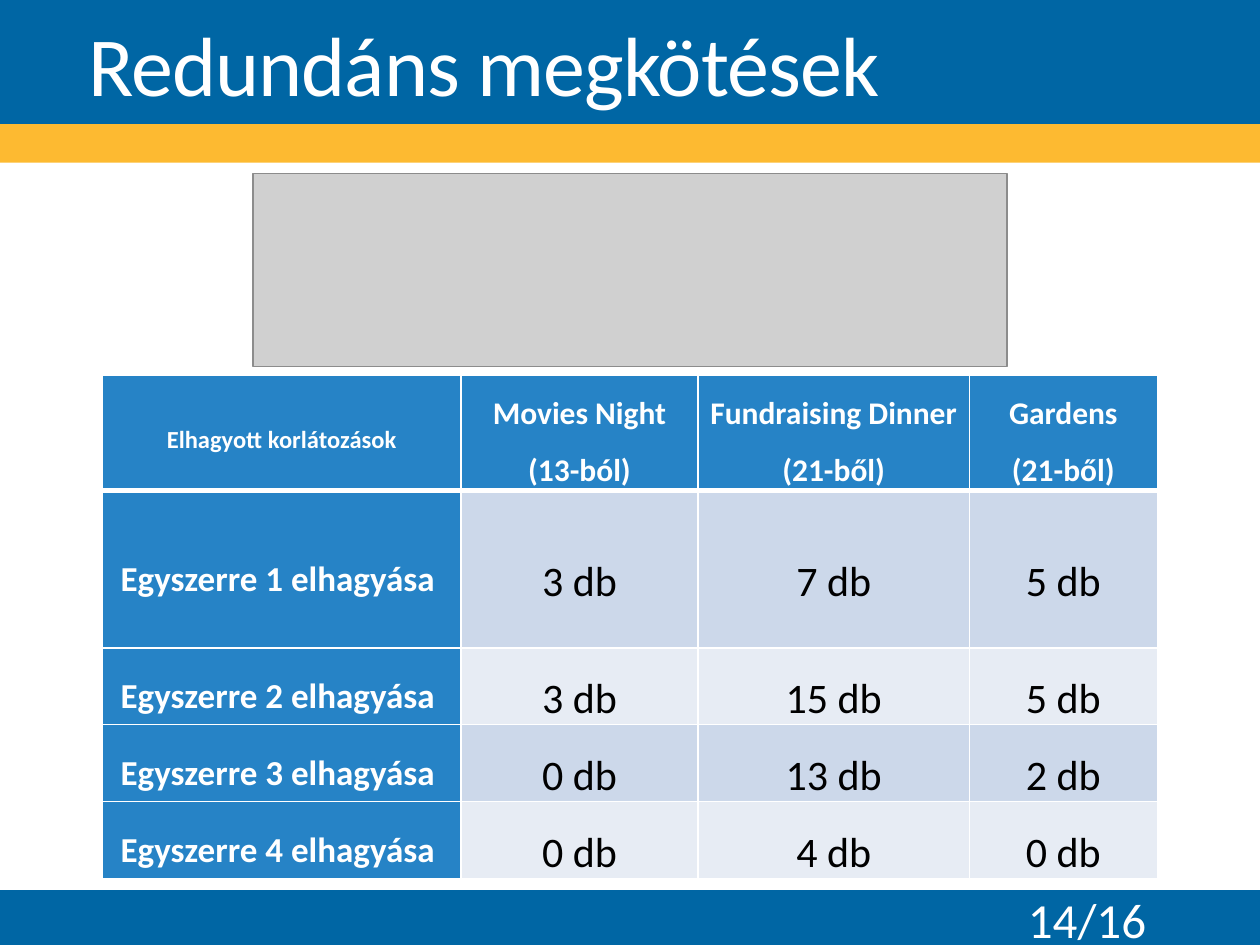
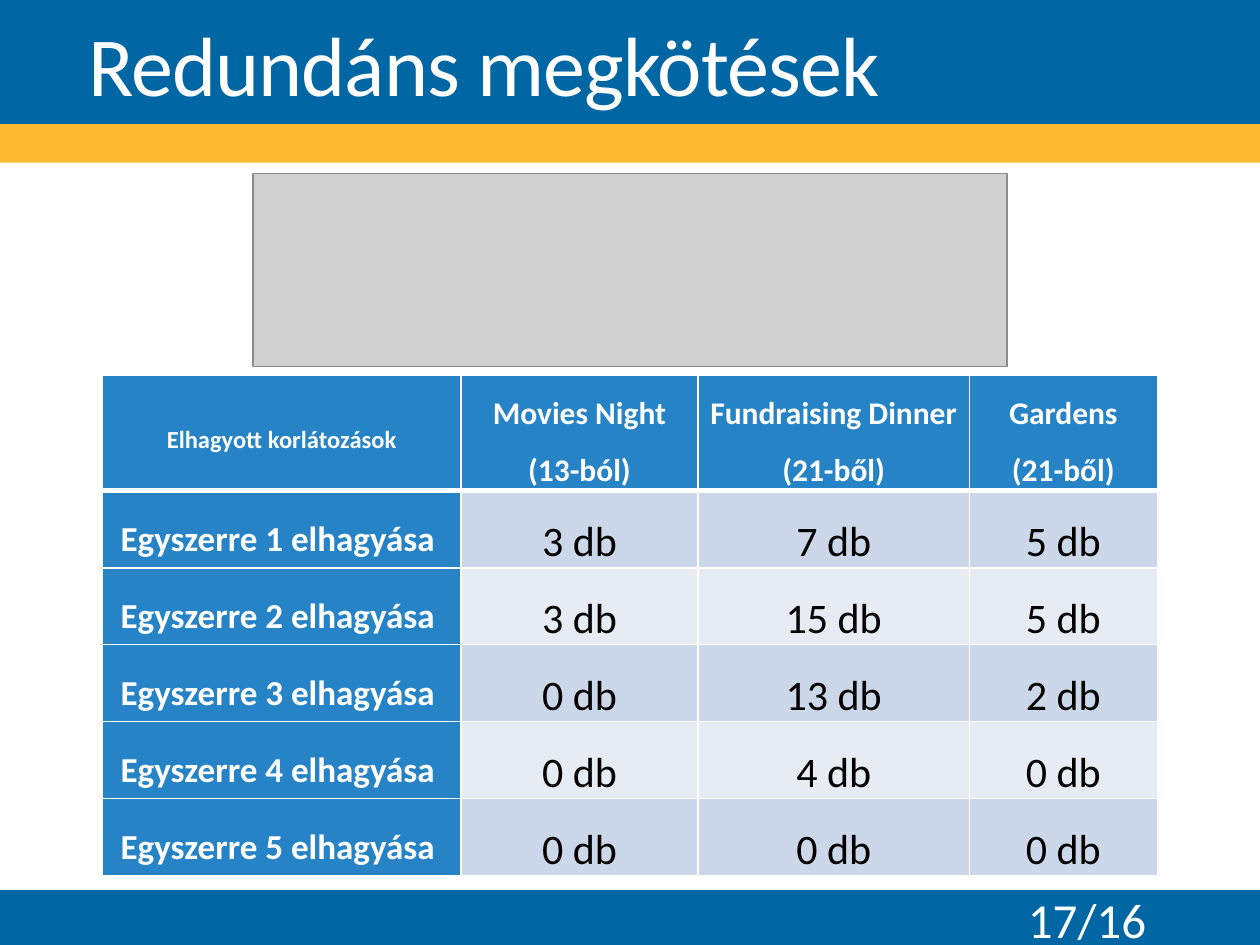
Before and after one commit to Teaching-projects/SZE-Peku221b, a slide deck: slide 17 of CP_Dolgozat/Előadás/Logikai feladványok megoldása korlátprogramozással.pptx (slide 14 before the commit). Drawn at 1260x945 pixels with LibreOffice and Linux fonts; fonts in the diff are those of the drawing; grey boxes stand for pictures; background and template pictures are left out. Boxes give left, top, right and bottom in pixels: in the first picture for what was removed or moved away, otherwise in the second. Text is boxed around its words. In the diff, an @@ line names an element or a change of style, - is before the commit and + after.

```diff
--- a/CP_Dolgozat/Előadás/Logikai feladványok megoldása korlátprogramozással.pptx
+++ b/CP_Dolgozat/Előadás/Logikai feladványok megoldása korlátprogramozással.pptx
@@ table at (x1=102, y1=375, x2=1157, y2=869) @@
+row 6: Egyszerre 5 elhagyása | 0 db | 0 db | 0 db
@@ page number at (x1=1028, y1=904, x2=1146, y2=940): text changed @@
-14/16
+17/16
```
Also in this commit, not shown: 2 other slides changed, 6 slides added, 3 other files.
